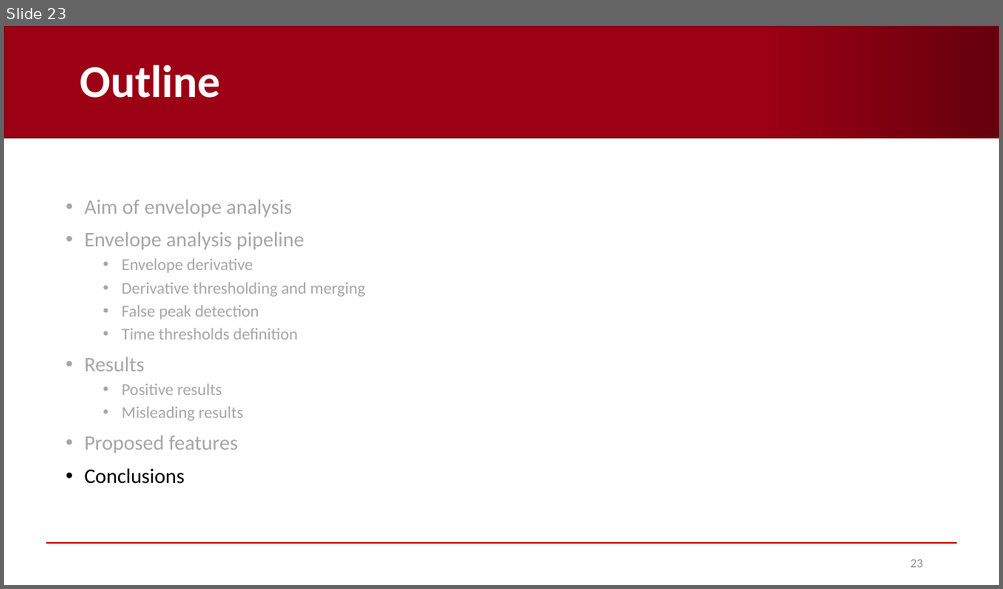
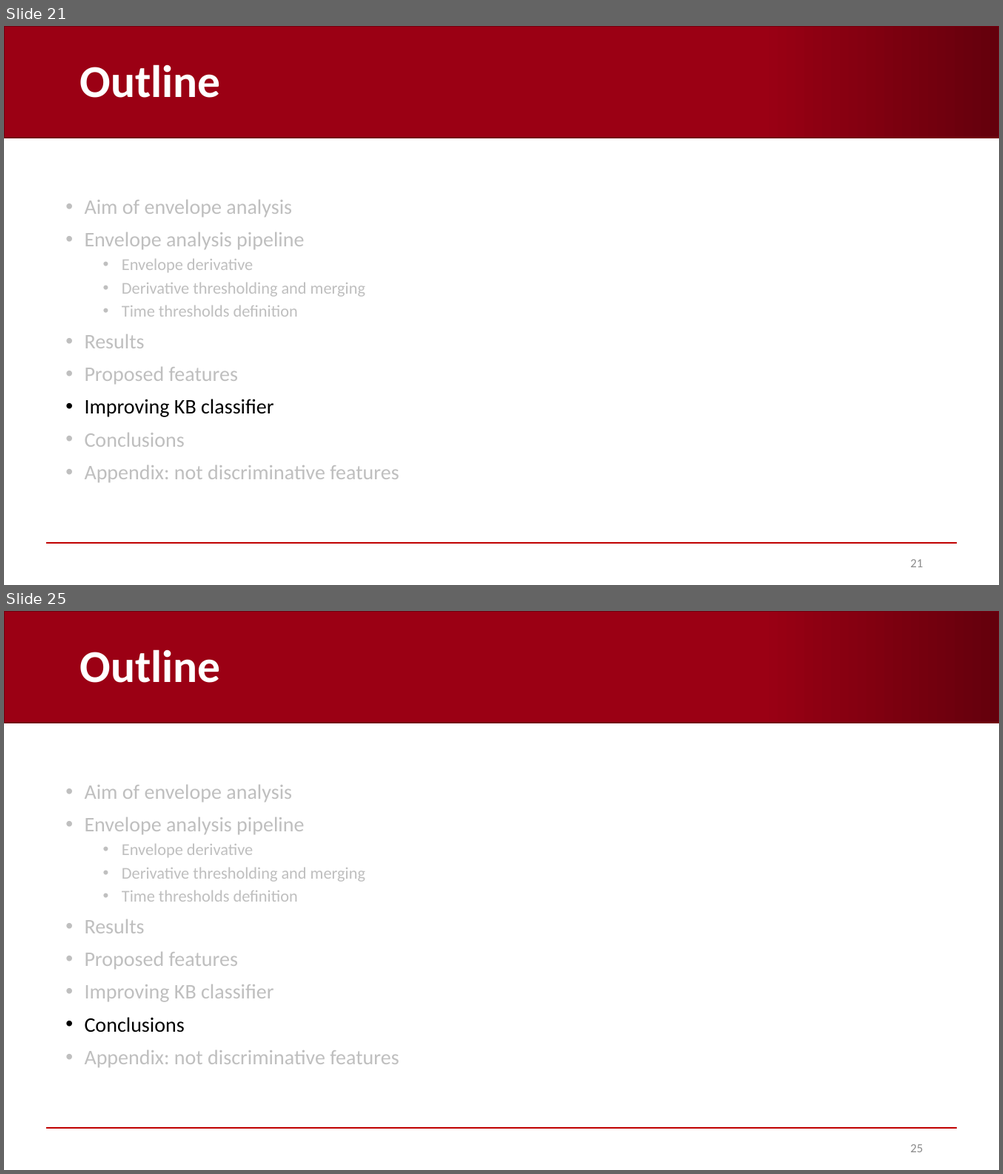
Before and after one commit to AndreaCorrado00/Tesi_magistrale_Corrado_Andrea, a slide deck: Documentation/7. Envelope analysis.pptx. Shown one above the other, each under a label of ours: slide 23 before the commit, slides 21 and 25 after it; the slides between them are not shown. The pictures are 1003x589 and 1003x1174 pixels, drawn with LibreOffice and Linux fonts; fonts in the diff are those of the drawing; background and template pictures are left out. Boxes give left, top, right and bottom in pixels: in the first picture for what was removed or moved away, otherwise in the second. Text is boxed around its words. In the diff, an @@ line names an element or a change of style, - is before the commit and + after.

Commit message:
KB improved results

```diff
--- a/Documentation/7. Envelope analysis.pptx
+++ b/Documentation/7. Envelope analysis.pptx
@@ slide 25 added at [4,611,999,1170], background #FFFFFF; not listed: 2 template elements that a slide beside it also shows @@
@@ title added at [79,649,220,683], 44 pt, text #FFFFFF, bold @@
+Outline
@@ text added at [85,785,398,1068], 20 pt, text #BFBFBF @@
+• Aim of envelope analysis
+• Envelope analysis pipeline
+  • Envelope derivative
+  • Derivative thresholding and merging
+  • Time thresholds definition
+• Results
+• Proposed features
+• Improving KB classifier
+• Conclusions
+• Appendix: not discriminative features
@@ page number added at [910,1145,922,1153], 12 pt, text #8C8C8C @@
+25
@@ what was slide 23 is now slide 21 @@
@@ slide 21 changed as well @@
@@ text at [85,200,365,447]: text colour #A6A6A6 to #BFBFBF in "Aim of envelope analysis", "Envelope analysis pipeline", "Envelope derivative", "Derivative thresholding and merging" and 3 more places; text colour #000000 to #BFBFBF in "Conclusions" @@
@@ text at [122,305,259,320]: paragraph removed @@
-  • False peak detection
@@ text at [85,399,274,417]: paragraph added @@
+• Improving KB classifier
@@ text at [122,383,243,421]: paragraphs removed @@
-  • Positive results
-  • Misleading results
@@ text at [85,466,398,483]: paragraph added @@
+• Appendix: not discriminative features
@@ page number at [910,560,922,568]: text changed @@
-23
+21
```
Also in this commit, not shown: 18 other slides changed, 10 other slides added, 4 slides removed.
